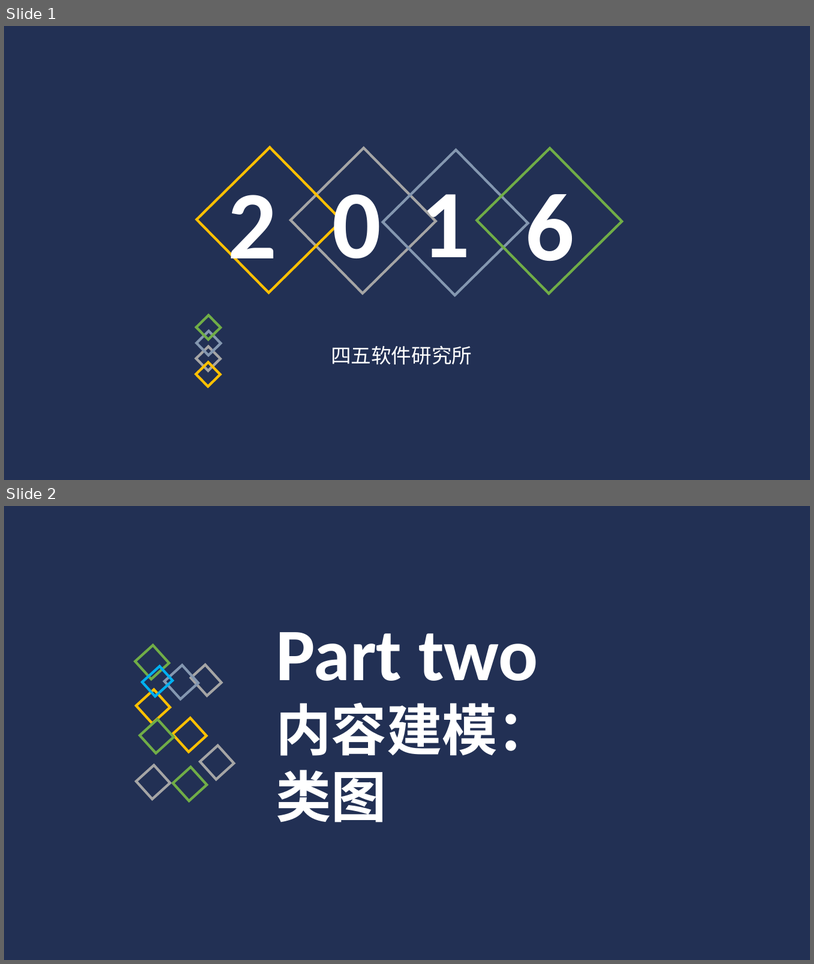
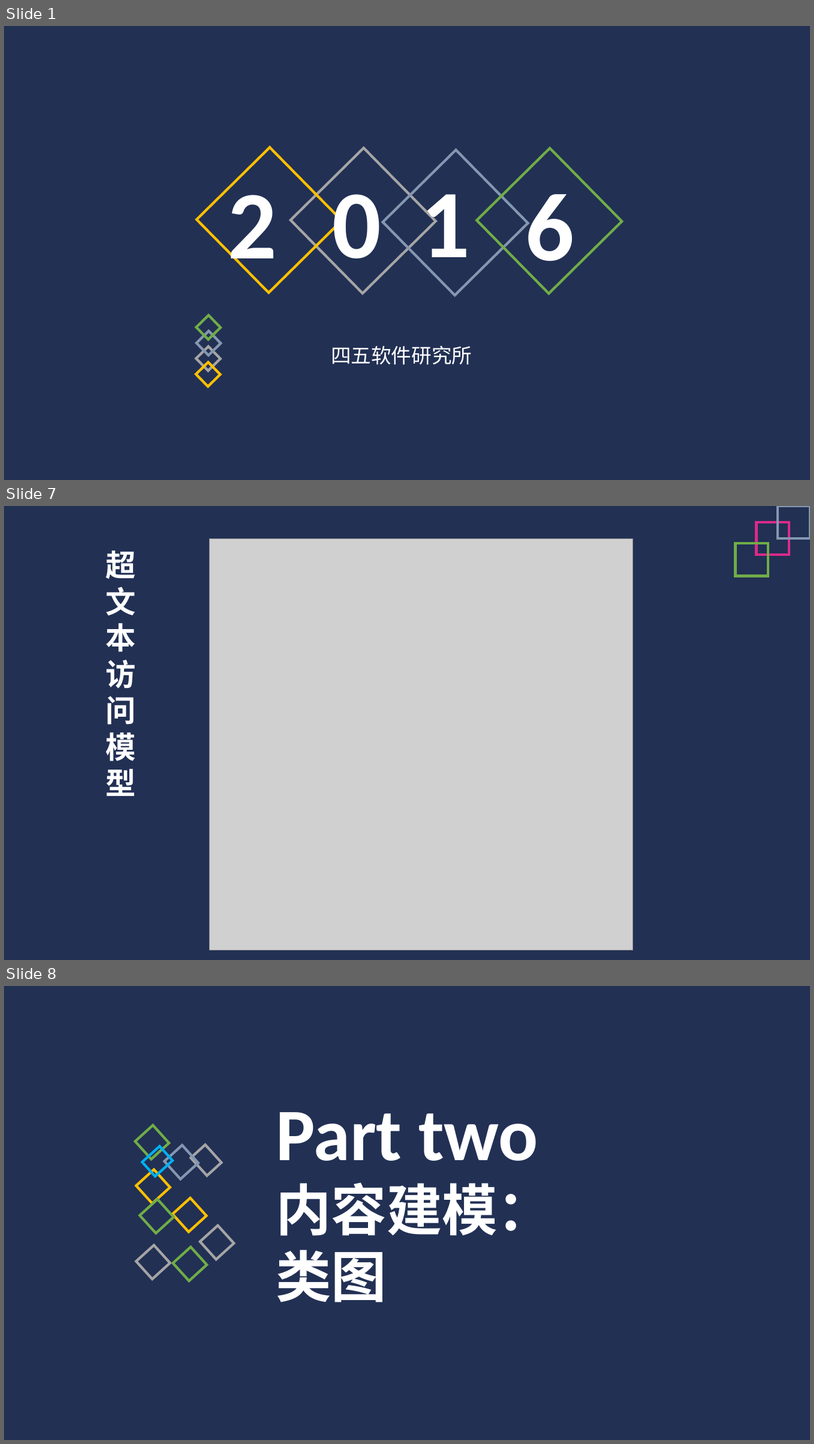
Before and after one commit to Glossy/WebEngineering, a slide deck: 应用建模.pptx. Shown one above the other, each under a label of ours: slides 1 and 2 before the commit, slides 1, 7 and 8 after it; the slides between them are not shown. The pictures are 814x964 and 814x1444 pixels, drawn with LibreOffice and Linux fonts; fonts in the diff are those of the drawing; grey boxes stand for pictures. Boxes give left, top, right and bottom in pixels: in the first picture for what was removed or moved away, otherwise in the second. Text is boxed around its words. In the diff, an @@ line names an element or a change of style, - is before the commit and + after.

Commit message:
应用建模修改
添加活动图、用例图、超文本访问模型

```diff
--- a/应用建模.pptx
+++ b/应用建模.pptx
@@ slide 7 added at bbox=[4, 506, 810, 960], background #FFFFFF; not listed: 2 template elements that a slide beside it also shows @@
@@ rectangle added at bbox=[757, 522, 790, 555], outline #DA2B89 3 pt @@
@@ rectangle added at bbox=[778, 506, 810, 538], outline #8497B0 3 pt @@
@@ picture added at bbox=[210, 538, 634, 949] @@
@@ text added at bbox=[105, 550, 135, 796], 36 pt, text #FFFFFF, bold @@
+超文本访问模型
@@ rectangle added at bbox=[736, 544, 768, 576], outline #70AD47 3 pt @@
@@ what was slide 2 is now slide 8 @@
```
Also in this commit, not shown: 5 other slides added, 3 other files.
